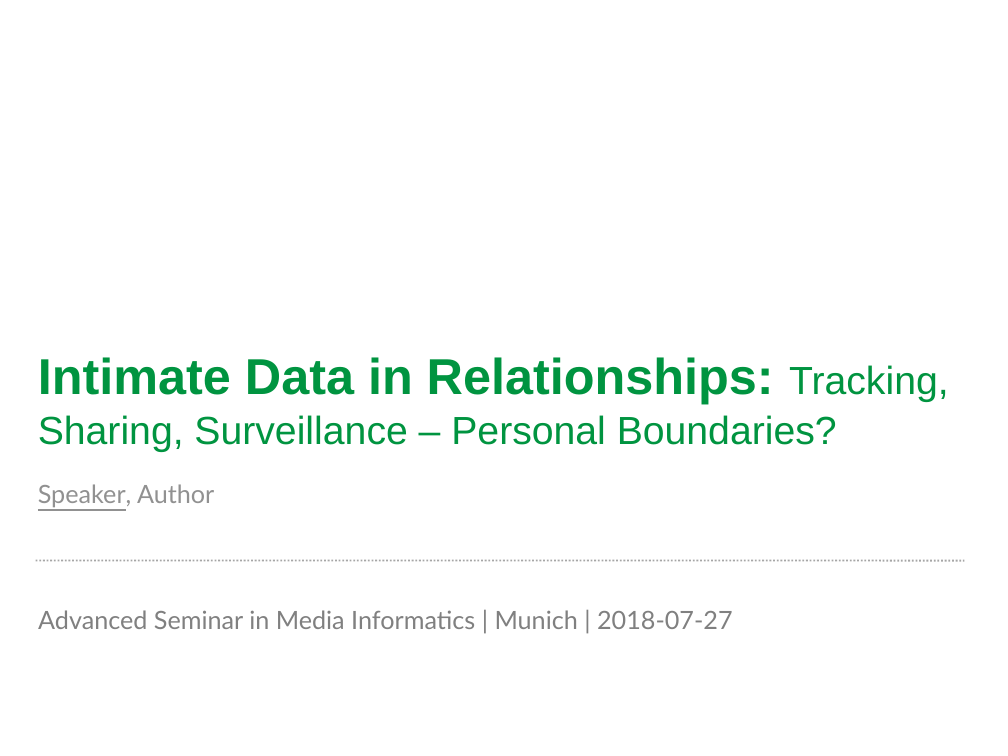
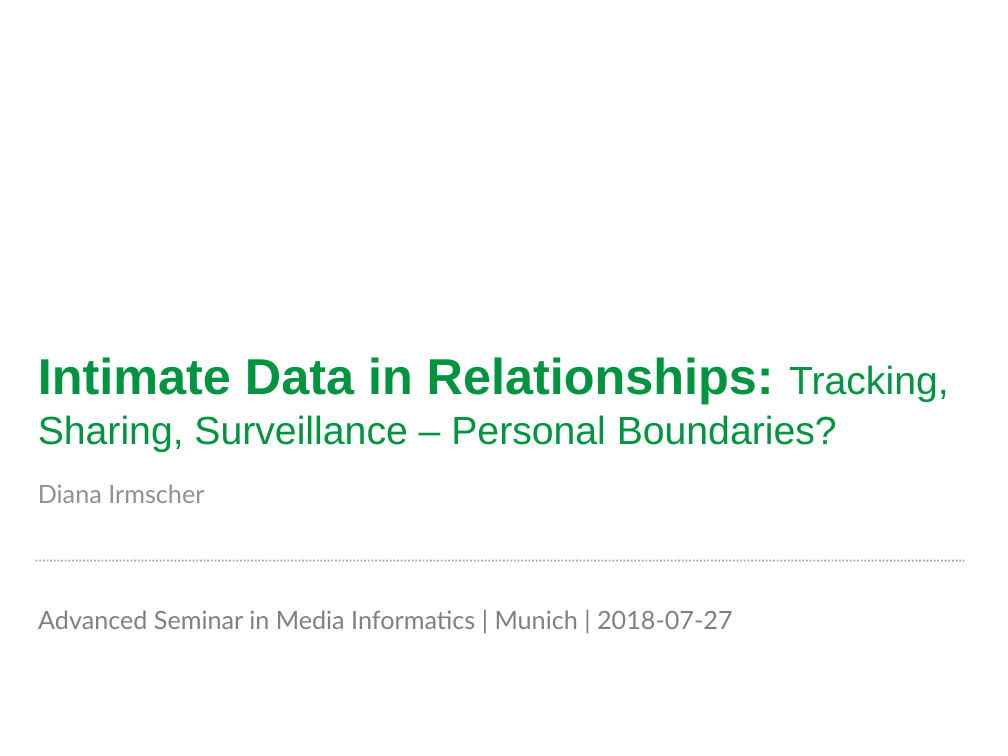
Before and after one commit to mieztatz/advanced_seminar_media_informatics, a slide deck: slide 1 of slides/final_presentation_irmscher.odp. Drawn at 1008x756 pixels with LibreOffice and Linux fonts; fonts in the diff are those of the drawing; background and template pictures are left out. Boxes give left, top, right and bottom in pixels: in the first picture for what was removed or moved away, otherwise in the second. Text is boxed around its words. In the diff, an @@ line names an element or a change of style, - is before the commit and + after.

```diff
--- a/slides/final_presentation_irmscher.odp
+++ b/slides/final_presentation_irmscher.odp
@@ subtitle at (38,484,204,503): text changed @@
-Speaker, Author
+Diana Irmscher
```
Also in this commit, not shown: 2 other slides changed, 13 slides added, 10 other files.
